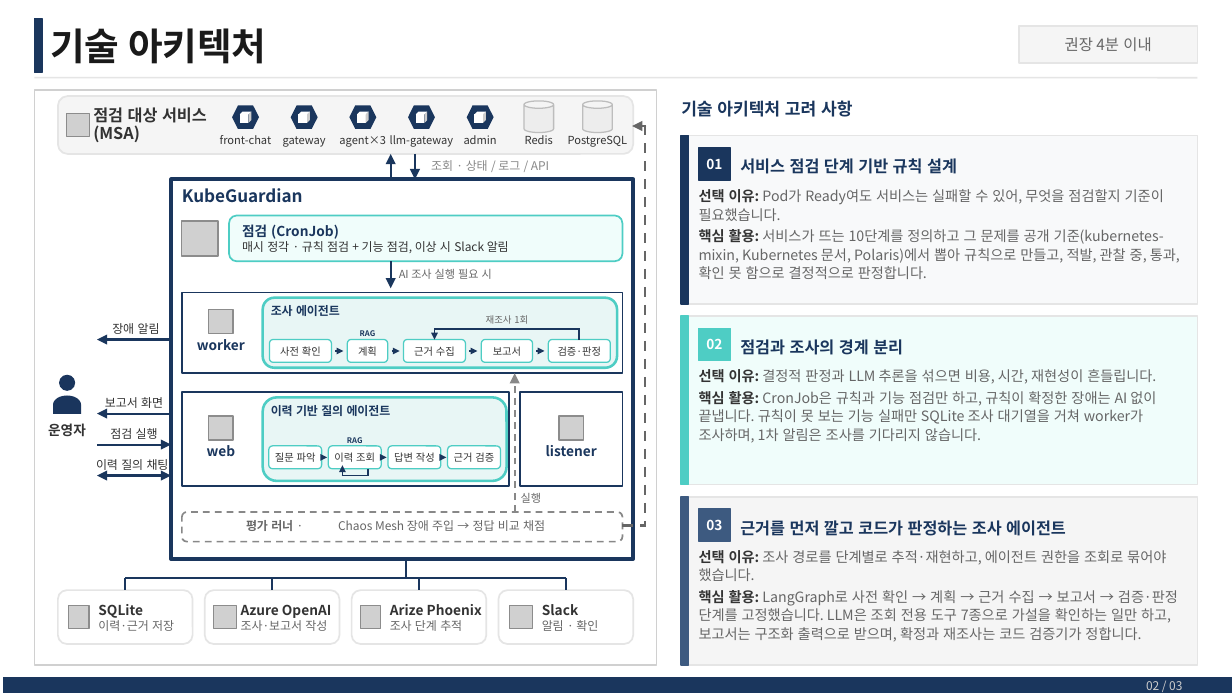
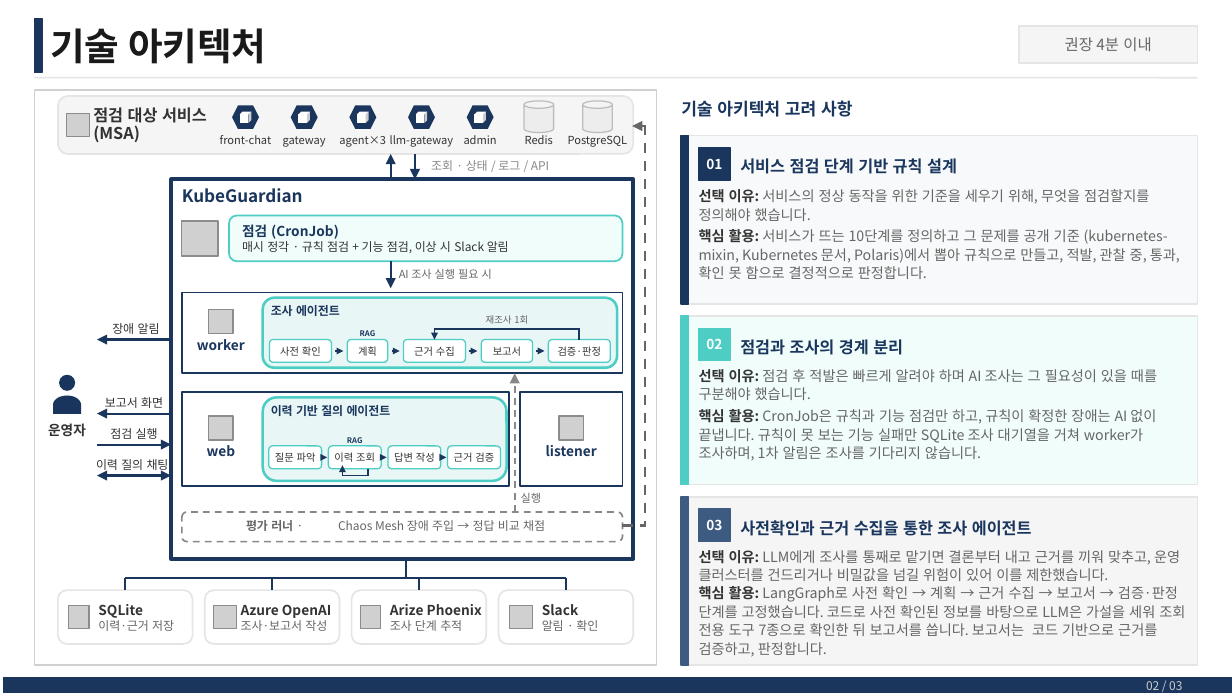
Before and after one commit to skax-jihyeryu/KubeGuardian, a slide deck: slide 3 of docs/산출물/AI_Master_Project_최종발표_류지혜_11791_v0.3.pptx. Drawn at 1232x693 pixels with LibreOffice and Linux fonts; fonts in the diff are those of the drawing; grey boxes stand for pictures; background and template pictures are left out. Boxes give left, top, right and bottom in pixels: in the first picture for what was removed or moved away, otherwise in the second. Text is boxed around its words. In the diff, an @@ line names an element or a change of style, - is before the commit and + after.

```diff
--- a/docs/산출물/AI_Master_Project_최종발표_류지혜_11791_v0.3.pptx
+++ b/docs/산출물/AI_Master_Project_최종발표_류지혜_11791_v0.3.pptx
@@ text at [699, 189, 1180, 279]: text changed @@
-선택 이유: Pod가 Ready여도 서비스는 실패할 수 있어, 무엇을 점검할지 기준이 필요했습니다.
-핵심 활용: 서비스가 뜨는 10단계를 정의하고 그 문제를 공개 기준(kubernetes-mixin, Kubernetes 문서, Polaris)에서 뽑아 규칙으로 만들고, 적발, 관찰 중, 통과, 확인 못 함으로 결정적으로 판정합니다.
+선택 이유: 서비스의 정상 동작을 위한 기준을 세우기 위해, 무엇을 점검할지를 정의해야 했습니다.
+핵심 활용: 서비스가 뜨는 10단계를 정의하고 그 문제를 공개 기준 (kubernetes-mixin, Kubernetes 문서, Polaris)에서 뽑아 규칙으로 만들고, 적발, 관찰 중, 통과, 확인 못 함으로 결정적으로 판정합니다.
@@ text at [699, 369, 1157, 400]: text changed @@
-선택 이유: 결정적 판정과 LLM 추론을 섞으면 비용, 시간, 재현성이 흔들립니다.
+선택 이유: 점검 후 적발은 빠르게 알려야 하며 AI 조사는 그 필요성이 있을 때를 구분해야 했습니다.
@@ text at [740, 520, 1032, 536]: text changed @@
-근거를 먼저 깔고 코드가 판정하는 조사 에이전트
+사전확인과 근거 수집을 통한 조사 에이전트
@@ text at [699, 550, 1185, 657]: text changed @@
-선택 이유: 조사 경로를 단계별로 추적·재현하고, 에이전트 권한을 조회로 묶어야 했습니다.
-핵심 활용: LangGraph로 사전 확인 → 계획 → 근거 수집 → 보고서 → 검증·판정 단계를 고정했습니다. LLM은 조회 전용 도구 7종으로 가설을 확인하는 일만 하고, 보고서는 구조화 출력으로 받으며, 확정과 재조사는 코드 검증기가 정합니다.
+선택 이유: LLM에게 조사를 통째로 맡기면 결론부터 내고 근거를 끼워 맞추고, 운영 클러스터를 건드리거나 비밀값을 넘길 위험이 있어 이를 제한했습니다.
+핵심 활용: LangGraph로 사전 확인 → 계획 → 근거 수집 → 보고서 → 검증·판정 단계를 고정했습니다. 코드로 사전 확인된 정보를 바탕으로 LLM은 가설을 세워 조회 전용 도구 7종으로 확인한 뒤 보고서를 씁니다. 보고서는 코드 기반으로 근거를 검증하고, 판정합니다.
```
Also in this commit, not shown: 2 other slides changed.
